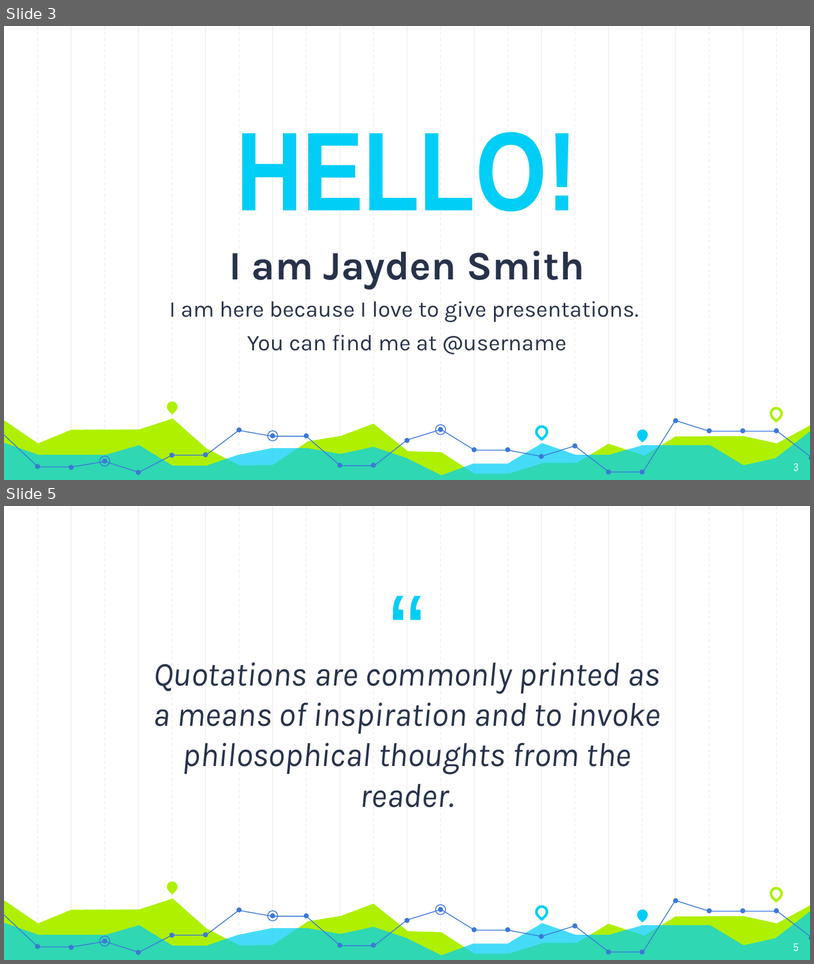
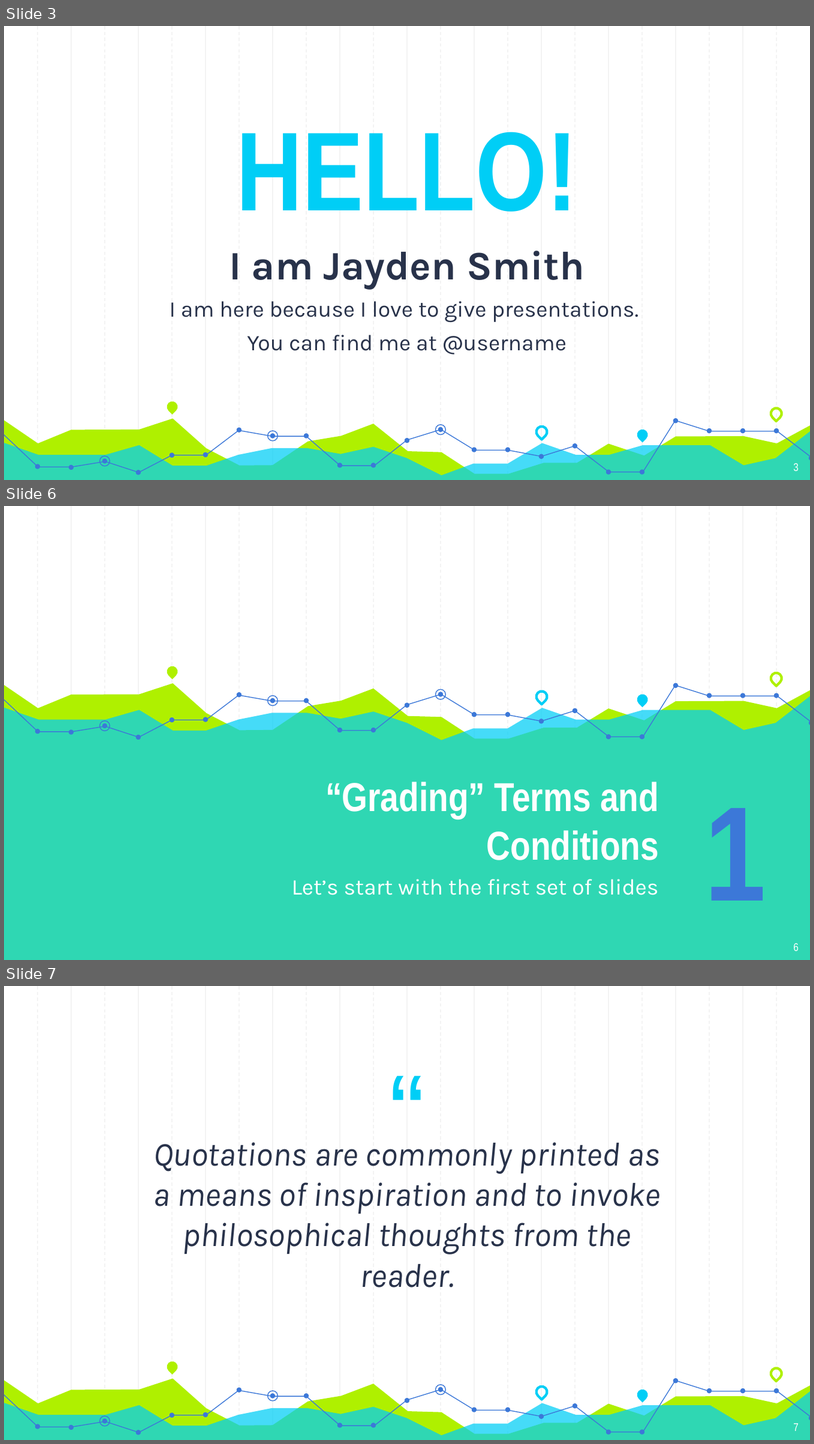
Before and after one commit to mishaalkandapath/moralcode, a slide deck: moralcode/Group1_Presentation.pptx. Shown one above the other, each under a label of ours: slides 3 and 5 before the commit, slides 3, 6 and 7 after it; the slides between them are not shown. The pictures are 814x964 and 814x1444 pixels, drawn with LibreOffice and Linux fonts; fonts in the diff are those of the drawing. Boxes give left, top, right and bottom in pixels: in the first picture for what was removed or moved away, otherwise in the second. Text is boxed around its words. In the diff, an @@ line names an element or a change of style, - is before the commit and + after.

```diff
--- a/moralcode/Group1_Presentation.pptx
+++ b/moralcode/Group1_Presentation.pptx
@@ slide 6 added at <box>4,506,810,960</box>, background #FFFFFF; not listed: 23 template elements that a slide beside it also shows @@
@@ teardrop added at <box>165,663,180,678</box>, fill #AFF000 @@
@@ freeform shape added at <box>4,684,810,960</box>, fill #AFF000 @@
@@ freeform shape added at <box>374,684,676,736</box>, outline #3C78D8 0.75 pt @@
@@ freeform shape added at <box>677,685,810,721</box>, outline #3C78D8 0.75 pt @@
@@ teardrop added at <box>769,671,783,685</box>, outline #AFF000 2.25 pt @@
@@ freeform shape added at <box>4,694,810,960</box>, fill #00CEF6 at 73% opacity @@
@@ freeform shape added at <box>4,694,374,736</box>, outline #3C78D8 0.75 pt @@
@@ ellipse added at <box>267,696,278,706</box>, outline #3C78D8 0.75 pt @@
@@ ellipse added at <box>435,689,446,700</box>, outline #3C78D8 0.75 pt @@
@@ teardrop added at <box>534,688,549,703</box>, outline #00CEF6 2.25 pt @@
@@ teardrop added at <box>635,692,650,706</box>, fill #00CEF6 @@
@@ ellipse added at <box>100,721,110,731</box>, outline #3C78D8 0.75 pt @@
@@ group added at <box>35,682,810,739</box>: 24 ellipses @@
@@ title added at <box>326,781,659,860</box>, 36 pt, text #FFFFFF, bold @@
+“Grading” Terms and Conditions
@@ text added at <box>705,808,766,900</box>, 120 pt, text #3C78D8, bold @@
+1
@@ subtitle added at <box>292,879,659,895</box>, 20 pt, text #FFFFFF @@
+Let’s start with the first set of slides
@@ page number added at <box>794,943,799,951</box>, 10 pt, text #FFFFFF @@
+6
@@ what was slide 5 is now slide 7 @@
@@ page number at <box>794,1423,799,1431</box>: text changed @@
-5
+7
```
Also in this commit, not shown: 8 slides changed.
